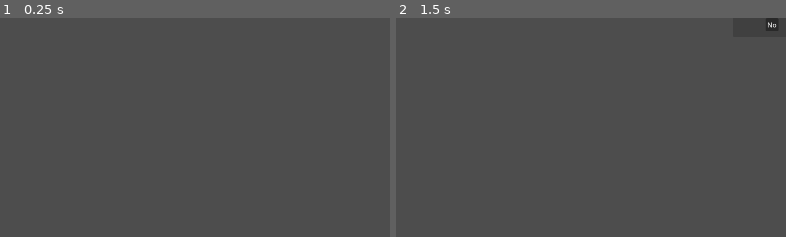
Above: before the commit, frames 1-2 (left to right).
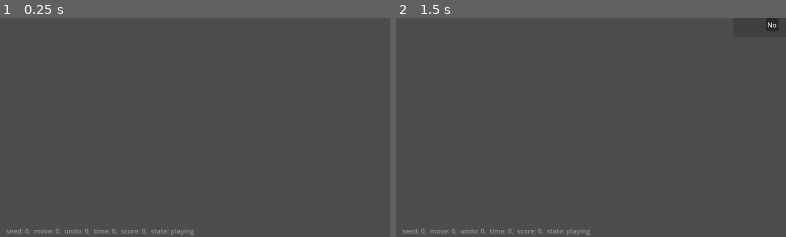
Above: after the commit, the same moments.

Repository: emabrey/card-framework
Game: Godot game, scene res://freecell/scenes/main_game/freecell_game.tscn
Same seed, same stepped clock (60 frames per second), same inputs: the game is played once before the commit and once after it.
Inputs:
- Up to frame 1 (0.25 s): no input
- Up to frame 2 (1.5 s): click "Undo" at 0.5 s; click "Restart" at 1.25 s
The pictures show only the part of the screen within x 0-50%, y 50-100%; the shares and areas given below are measured in that part.

The runs differ from the first frame. In frame 1, 0.4% of the frame differs, in the area x 1-50%, y 96-100%; in frame 2, 0.4%.

Commit message:
feat: implement game state management and update information display

Diff:
--- a/freecell/scenes/main_game/freecell_game.gd
+++ b/freecell/scenes/main_game/freecell_game.gd
@@ -1,6 +1,7 @@
 class_name FreecellGame
 extends Node
 
+enum GameState {WIN = 1, LOSE = 2, PLAYING = 3}
 const suits = ["Heart", "Spade", "Diamond", "Club"]
 const auto_move_timer_wating_time = 0.2
 const game_generating_timer_waiting_time = 0.05
@@ -23,6 +24,7 @@
 var move_count := 0
 var undo_count := 0
 var score := 0
+var game_state := GameState.PLAYING
 
 var menu_scene = load("res://freecell/scenes/menu/menu.tscn")
 
@@ -34,6 +36,7 @@
 
 @onready var restart_game_dialog = $RestartGameDialog
 @onready var go_to_menu_dialog = $GoToMenuDialog
+@onready var information = $Information
 
 func _ready() -> void:
 	_set_containers()
@@ -41,6 +44,7 @@
 	_set_auto_mover()
 	_set_game_generating_timer()
 	_set_game_timer()
+	_update_information()
 
 
 func _count_remaining_freecell() -> int:
@@ -111,15 +115,30 @@
 			_check_auto_move(freecell)
 
 	_update_score()
+	game_state = _get_game_state()
+
+	match game_state:
+		GameState.WIN:
+			print("You win!")
+			_end_game()
+		GameState.LOSE:
+			print("You lose!")
+			_end_game()
+		GameState.PLAYING:
+			pass
+	_update_information()
+
+
+func _get_game_state() -> GameState:
 	var win_condition = _check_win_condition()
 	if win_condition:
-		print("You win!")
-		_end_game()
+		return GameState.WIN
 
 	var lose_condition = _check_lose_condition()
 	if lose_condition:
-		print("You lose!")
-		_end_game()
+		return GameState.LOSE
+
+	return GameState.PLAYING
 
 
 func _update_cards_can_be_interactwith(tableau: Tableau):
@@ -262,6 +281,7 @@
 
 func _on_game_timer_timeout():
 	_set_elapsed_time(elapsed_time + 1)
+	_update_information()
 
 
 func _start_game():
@@ -270,6 +290,7 @@
 	score = 0
 	_set_elapsed_time(0)
 	game_timer.start()
+	_update_information()
 
 
 func _end_game():
@@ -284,6 +305,7 @@
 	score -= move_count
 	score -= undo_count * 3
 	score_display.text = str(score)
+	_update_information()
 
 
 func _set_ui_buttons():
@@ -304,6 +326,7 @@
 	auto_moving_map.erase(target_card)
 	if auto_moving_map.size() == 0:
 		_set_all_card_control(false)
+	_update_information()
 
 
 func _reset_cards_in_game():
@@ -408,3 +431,21 @@
 			return false
 
 	return true
+
+
+func _update_information():
+	var text = "seed: " + str(game_seed) + \
+		",  move: " + str(move_count) + \
+		",  undo: " + str(undo_count) + \
+		",  time: " + str(elapsed_time) + \
+		",  score: " + str(score)
+
+	match game_state:
+		GameState.WIN:
+			text += ",  state: win"
+		GameState.LOSE:
+			text += ",  state: lose"
+		GameState.PLAYING:
+			text += ",  state: playing"
+
+	information.text = text
--- a/freecell/scenes/main_game/freecell_game.tscn
+++ b/freecell/scenes/main_game/freecell_game.tscn
@@ -16,6 +16,12 @@
 [ext_resource type="PackedScene" uid="uid://cke08pyglaa48" path="res://freecell/scenes/dialog/restart_game_dialog.tscn" id="14_674kq"]
 [ext_resource type="PackedScene" uid="uid://ddx72jvfinglm" path="res://freecell/scenes/dialog/go_to_menu_dialog.tscn" id="15_2mski"]
 
+[sub_resource type="StyleBoxEmpty" id="StyleBoxEmpty_5g7xq"]
+
+[sub_resource type="StyleBoxEmpty" id="StyleBoxEmpty_0xr5u"]
+
+[sub_resource type="StyleBoxEmpty" id="StyleBoxEmpty_l6lc3"]
+
 [node name="FreecellGame" type="Node"]
 script = ExtResource("1_qroca")
 
@@ -203,3 +209,19 @@
 [node name="RestartGameDialog" parent="." instance=ExtResource("14_674kq")]
 
 [node name="GoToMenuDialog" parent="." instance=ExtResource("15_2mski")]
+
+[node name="Information" type="TextEdit" parent="."]
+offset_left = 20.0
+offset_top = 1050.0
+offset_right = 1920.0
+offset_bottom = 1080.0
+theme_override_styles/normal = SubResource("StyleBoxEmpty_5g7xq")
+theme_override_styles/focus = SubResource("StyleBoxEmpty_0xr5u")
+theme_override_styles/read_only = SubResource("StyleBoxEmpty_l6lc3")
+editable = false
+context_menu_enabled = false
+shortcut_keys_enabled = false
+deselect_on_focus_loss_enabled = false
+drag_and_drop_selection_enabled = false
+virtual_keyboard_enabled = false
+middle_mouse_paste_enabled = false
--- a/freecell/scenes/menu/menu.gd
+++ b/freecell/scenes/menu/menu.gd
@@ -38,13 +38,13 @@
 
 
 func _new_game():
-	var seed = _get_seed()
-	if seed == 0:
+	var game_seed = _get_seed()
+	if game_seed == 0:
 		seed_warning.popup_centered()
 		return
 
 	var game_instance = game_scene.instantiate()
-	game_instance.game_seed = seed
+	game_instance.game_seed = game_seed
 	get_tree().root.add_child(game_instance)
 	game_instance.new_game()
 	get_node("/root/Menu").queue_free()
Not shown: 1 places in freecell/scenes/main_game/freecell_game.tscn that only renumber resources
